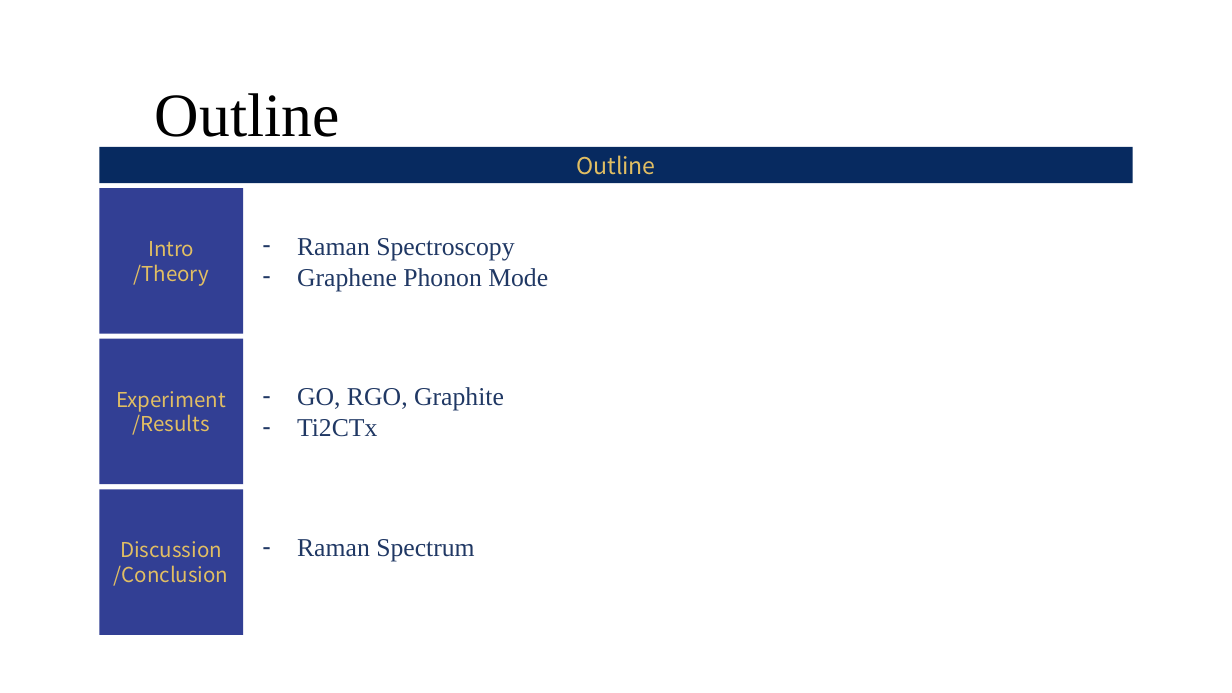
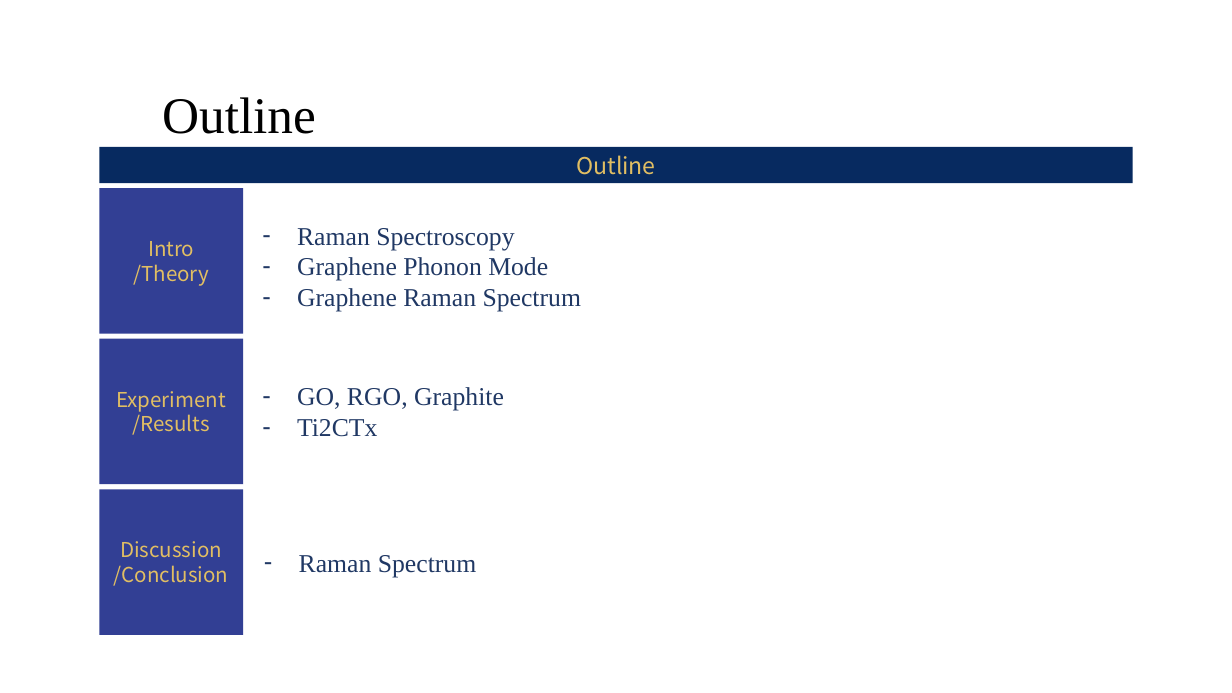
Before and after one commit to Waterbird20/APL2, a slide deck: slide 2 of Raman_Final Presentation.pptx. Drawn at 1232x693 pixels with LibreOffice and Linux fonts; fonts in the diff are those of the drawing; background and template pictures are left out. Boxes give left, top, right and bottom in pixels: in the first picture for what was removed or moved away, otherwise in the second. Text is boxed around its words. In the diff, an @@ line names an element or a change of style, - is before the commit and + after.

```diff
--- a/Raman_Final Presentation.pptx
+++ b/Raman_Final Presentation.pptx
@@ text "Outline": place and size @@
-text "Outline" at <box>155,93,340,137</box>
+text "Outline" at <box>162,97,316,134</box>
@@ text "Outline" at <box>162,97,316,134</box>: size 48 to 40 pt @@
@@ text "Raman Spectroscopy": place and size @@
-text "Raman Spectroscopy" at <box>297,238,548,291</box>
+text "Raman Spectroscopy" at <box>297,228,581,312</box>
@@ text at <box>297,288,581,312</box>: paragraph added @@
+– Graphene Raman Spectrum
@@ text "Raman Spectrum": place and size @@
-text "Raman Spectrum" at <box>297,539,474,562</box>
+text "Raman Spectrum" at <box>299,555,476,577</box>
```
Also in this commit, not shown: 8 other slides changed, 4 slides added, 2 slides removed, 2 other files.
